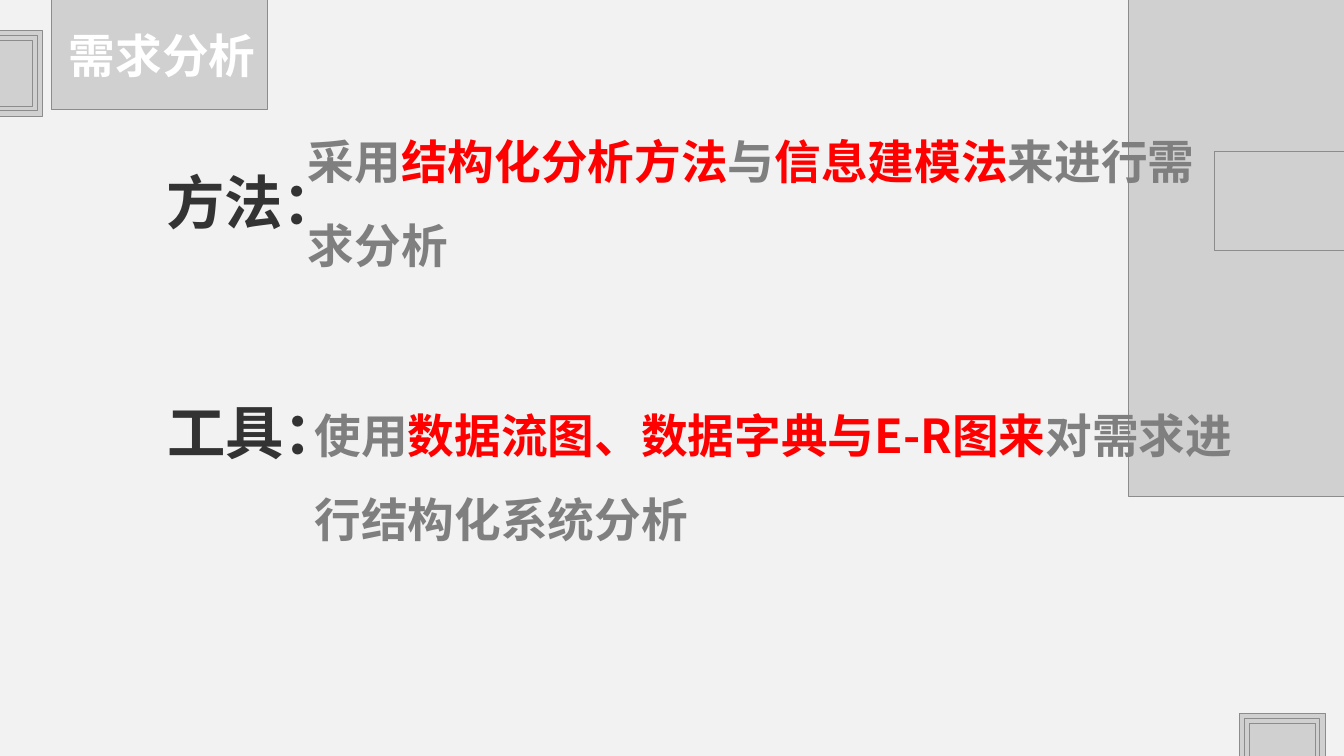
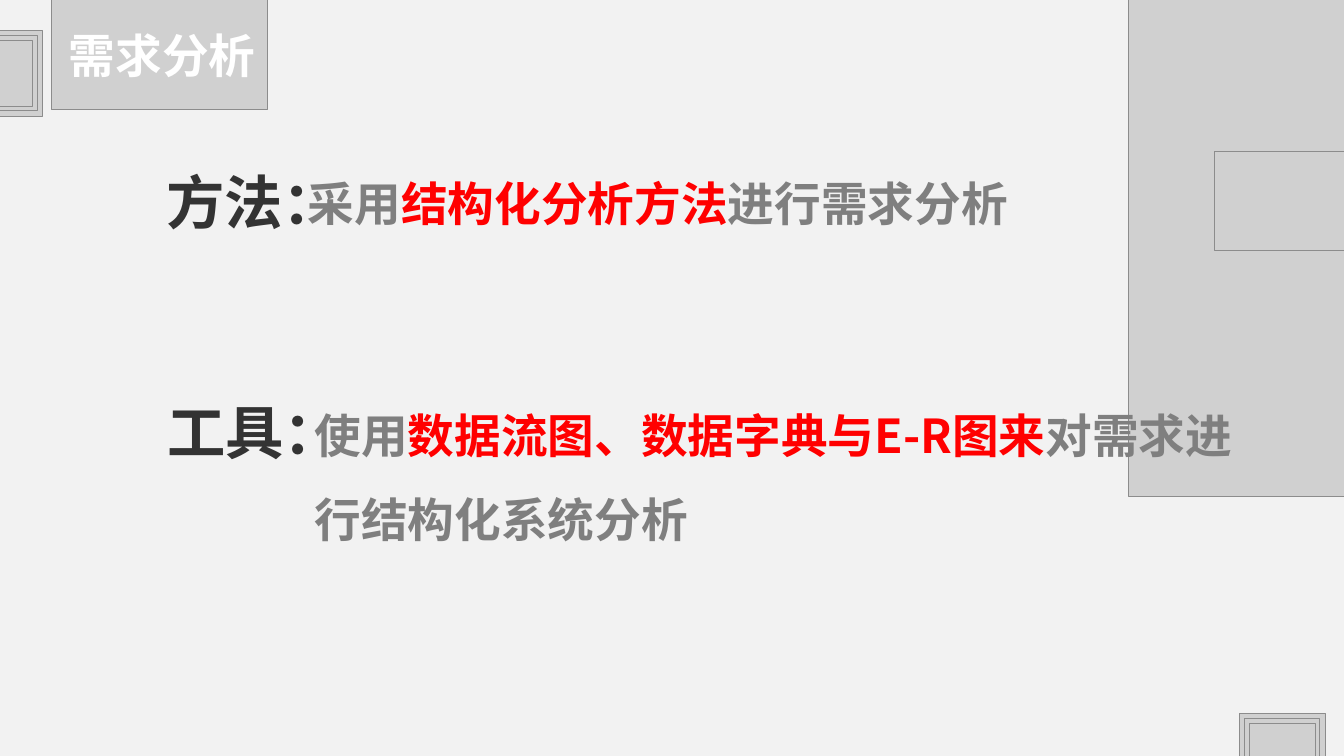
Before and after one commit to HJHGJGHHG/Sentiment-Analysis-System, a slide deck: slide 13 of 文档/PPT.pptx (slide 9 before the commit). Drawn at 1344x756 pixels with LibreOffice and Linux fonts; fonts in the diff are those of the drawing; grey boxes stand for pictures. Boxes give left, top, right and bottom in pixels: in the first picture for what was removed or moved away, otherwise in the second. Text is boxed around its words. In the diff, an @@ line names an element or a change of style, - is before the commit and + after.

```diff
--- a/文档/PPT.pptx
+++ b/文档/PPT.pptx
@@ text at [308, 181, 1008, 225]: text changed; text colour #FF0000 to #7F7F7F @@
-采用结构化分析方法与信息建模法来进行需求分析
+采用结构化分析方法进行需求分析
```
Also in this commit, not shown: 3 other slides changed, 3 other files.
